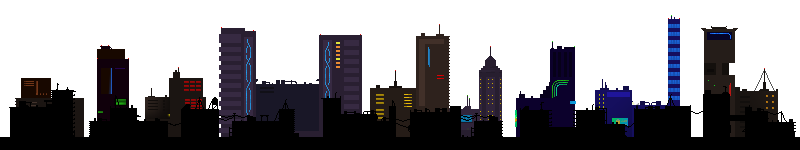
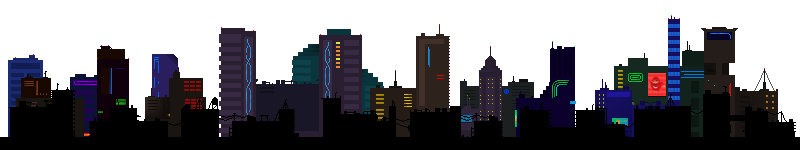
Layers edited between the first and the second (800, 150) image:
painted on "Edificios2" over [25, 26, 727, 98]
added layer "Edificios2a" over [8, 29, 704, 137]
